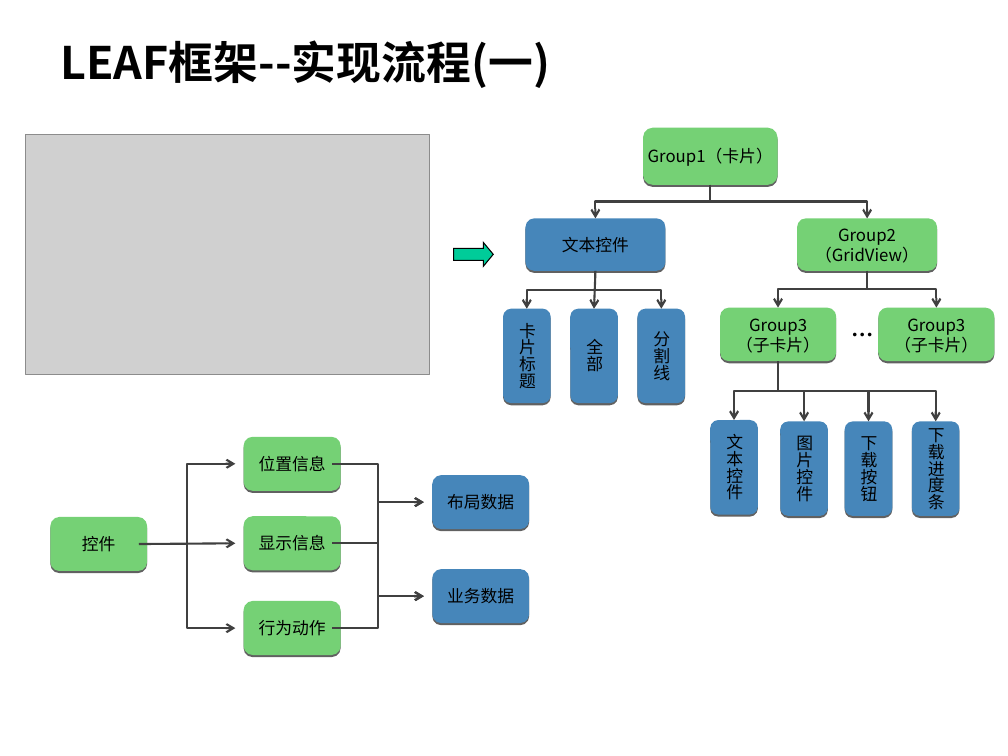
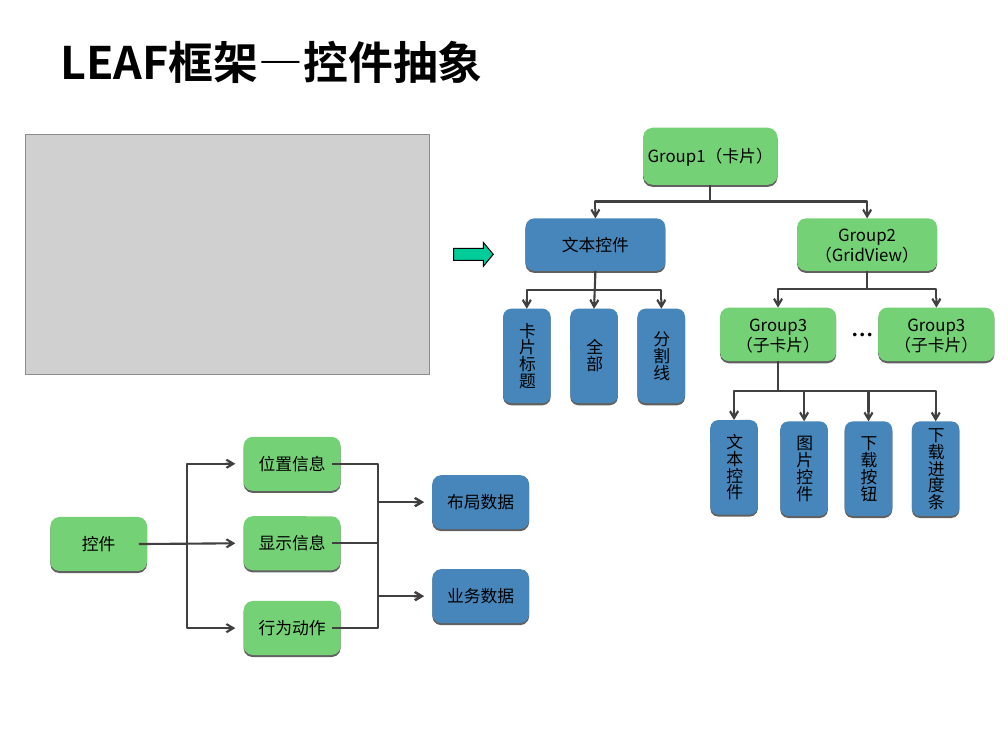
Before and after one commit to hamlingong/data, a slide deck: slide 9 of promote/龚海龙-v1.0.ppt. Drawn at 1008x756 pixels with LibreOffice and Linux fonts; fonts in the diff are those of the drawing; grey boxes stand for pictures; background and template pictures are left out. Boxes give left, top, right and bottom in pixels: in the first picture for what was removed or moved away, otherwise in the second. Text is boxed around its words. In the diff, an @@ line names an element or a change of style, - is before the commit and + after.

```diff
--- a/promote/龚海龙-v1.0.ppt
+++ b/promote/龚海龙-v1.0.ppt
@@ title at box(60, 40, 482, 83): text changed @@
-LEAF框架--实现流程(一)
+LEAF框架—控件抽象
```
Also in this commit, not shown: 12 other slides changed, 1 slide added, 1 slide removed, 2 other files.
